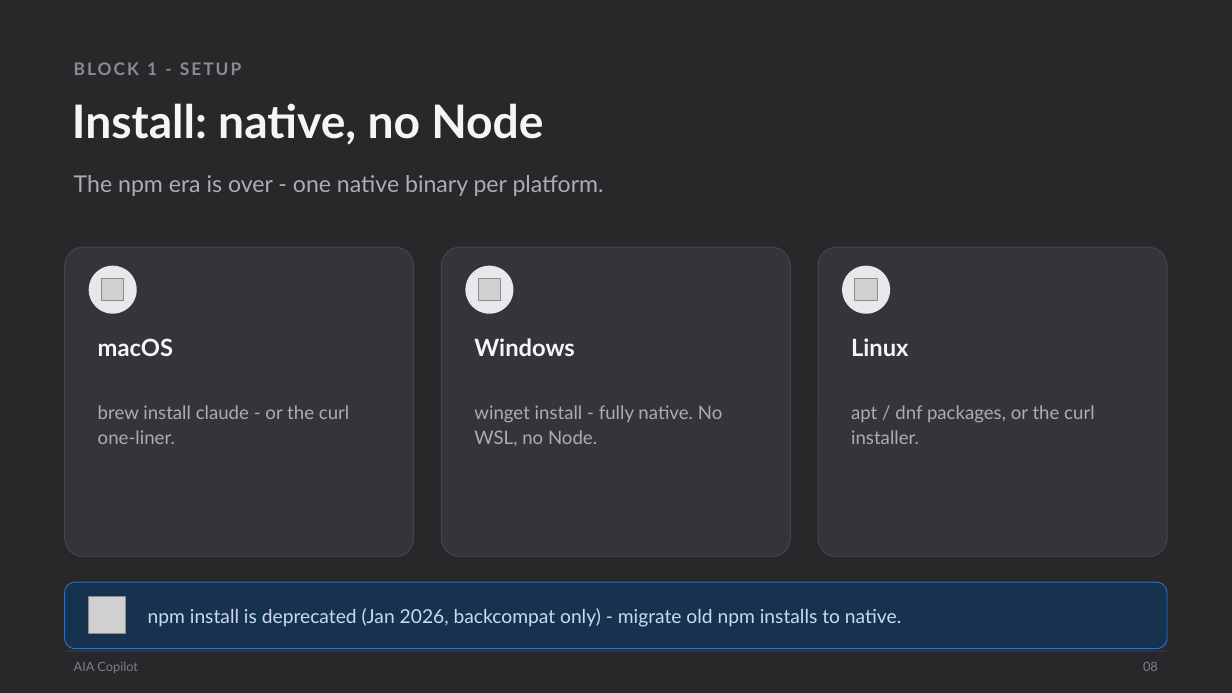
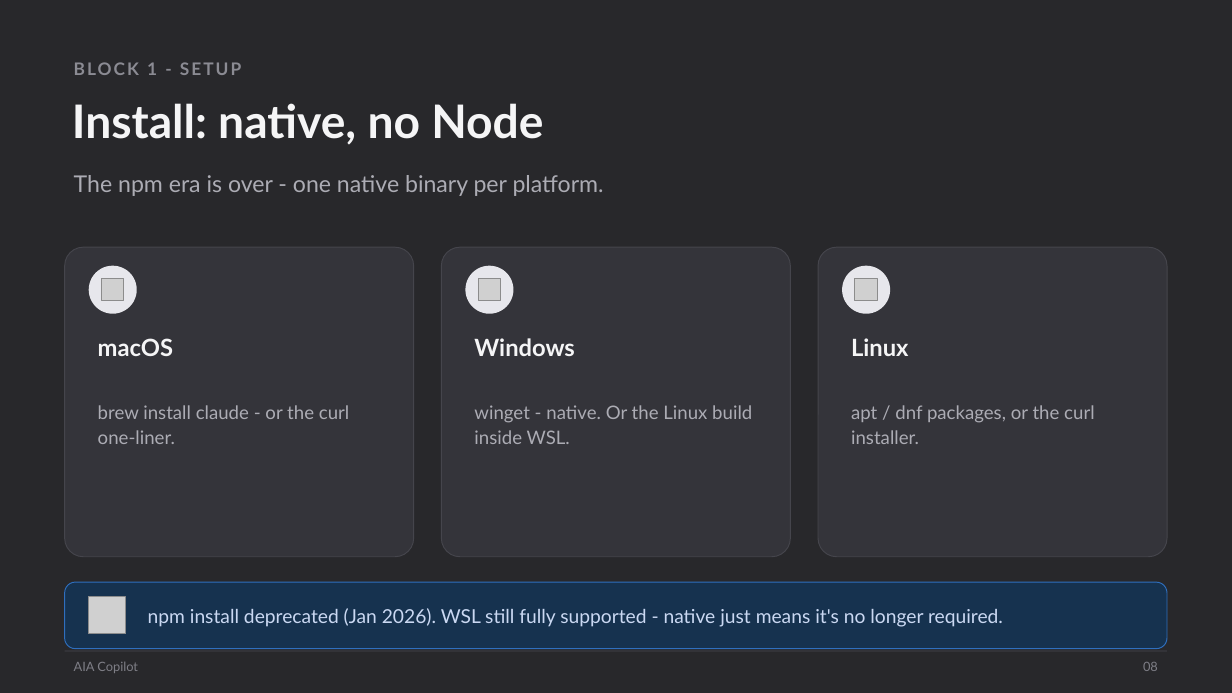
Before and after one commit to scottrhay/AIA-ClaudeCopilot, a slide deck: slide 8 of claude-code-3day/slides/Day1_Claude_Code_Fundamentals.pptx. Drawn at 1232x693 pixels with LibreOffice and Linux fonts; fonts in the diff are those of the drawing; grey boxes stand for pictures. Boxes give left, top, right and bottom in pixels: in the first picture for what was removed or moved away, otherwise in the second. Text is boxed around its words. In the diff, an @@ line names an element or a change of style, - is before the commit and + after.

Commit message:
Day 1: agentic-is-table-stakes reframe, enterprise-only access slim, WSL install clarity

```diff
--- a/claude-code-3day/slides/Day1_Claude_Code_Fundamentals.pptx
+++ b/claude-code-3day/slides/Day1_Claude_Code_Fundamentals.pptx
@@ text at bbox=[474, 405, 752, 444]: text changed @@
-winget install - fully native. No WSL, no Node.
+winget - native. Or the Linux build inside WSL.
@@ text at bbox=[148, 608, 1003, 627]: text changed @@
-npm install is deprecated (Jan 2026, backcompat only) - migrate old npm installs to native.
+npm install deprecated (Jan 2026). WSL still fully supported - native just means it's no longer required.
```
Also in this commit, not shown: 1 other slide changed, 1 slide added, 1 slide removed.
